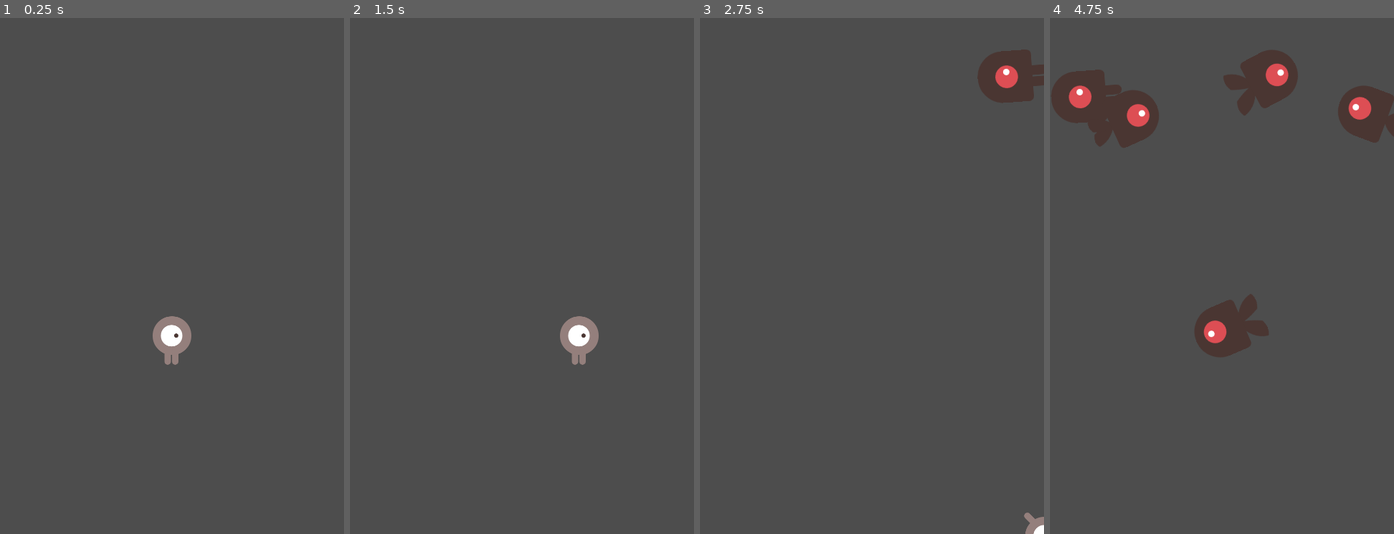
Above: before the commit, frames 1-4 (left to right).
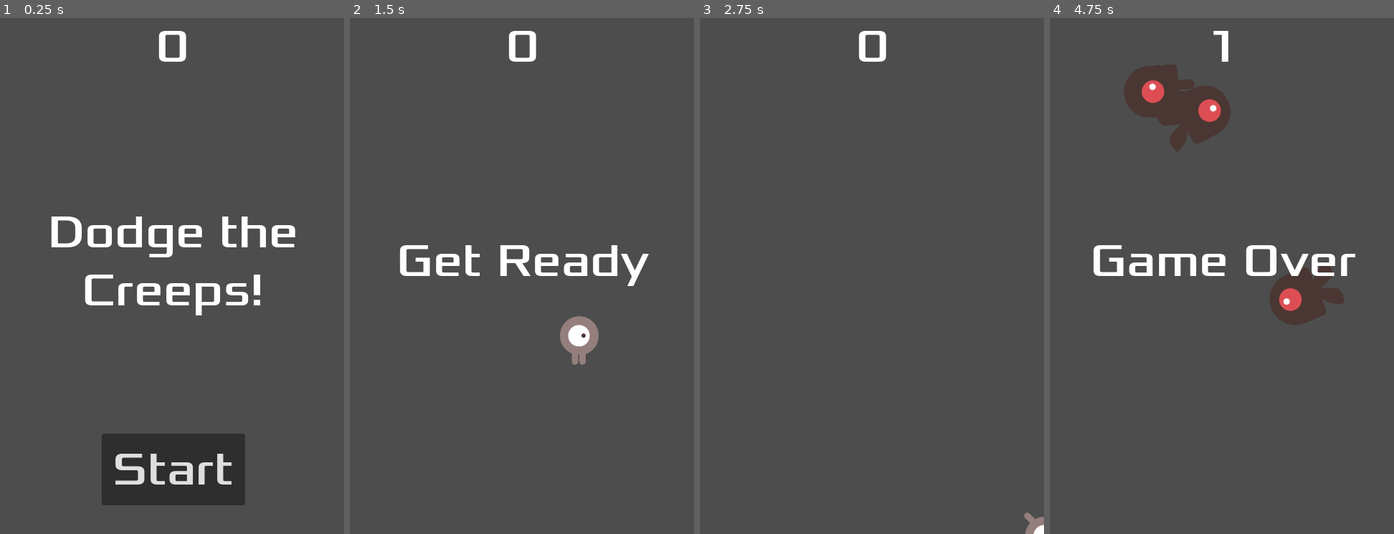
Above: after the commit, the same moments.

Repository: ReeceRenninger/Godot-GitPractice
Game: Godot game, scene res://main.tscn
Same seed, same stepped clock (60 frames per second), same inputs: the game is played once before the commit and once after it.
Inputs (mouse positions are in pixels of both pictures, inside the frame that each line leads up to):
- Up to frame 1 (0.25 s): no input
- Up to frame 2 (1.5 s): click (522, 472) at 0.5 s, where only the run after the commit has a clickable "Start"; tap Enter at 1.25 s; hold Right (move_right) from 1.28 s (still down)
- Up to frame 3 (2.75 s): release Right (move_right) at 2.03 s; hold Down (move_down) from 2.03 s (still down)
- Up to frame 4 (4.75 s): release Down (move_down) at 2.78 s; hold Right (move_right) 2.78-3.53 s; hold Up (move_up) 3.53-4.28 s; hold Left (move_left) from 4.28 s (still down)

The runs differ from the first frame. In frame 1, 9.8% of the frame differs, in the area x 14-86%, y 2-95%; in frame 2, 2.1%; in frame 3, 1.8%; in frame 4, 13%, in the area x 0-100%, y 2-66%.

Commit message:
game functioning with simple hud for game start and game over, still need final touches

Diff:
--- /dev/null
+++ b/hud.gd
@@ -0,0 +1,47 @@
+extends CanvasLayer
+
+# notifies 'main' node that the button has been pressed to start
+signal start_game
+
+# temp message before game begins
+func show_message(text):
+	$Message.text = text
+	$Message.show()
+	$MessageTimer.start()
+
+# game over screen before repopulating the start game screen
+# function is called when player loses, shows game over for 2 seconds then returns to title screen with a pause
+func show_game_over():
+	show_message("Game Over")
+	# wait until message timer has counted down
+	await $MessageTimer.timeout
+
+	$Message.text = "Dodge the\nCreeps!"
+	$Message.show()
+
+	#Make a one shot timer and wait for it to finish
+	await get_tree().create_timer(1.0).timeout
+	$StartButton.show()
+
+func update_score(score):
+	$ScoreLabel.text = str(score)
+
+
+# Called when the node enters the scene tree for the first time.
+func _ready():
+	pass # Replace with function body.
+
+
+# Called every frame. 'delta' is the elapsed time since the previous frame.
+func _process(delta):
+	pass
+
+
+
+func _on_start_button_pressed():
+	$StartButton.hide()
+	start_game.emit()
+
+
+func _on_message_timer_timeout():
+	$Message.hide()
--- /dev/null
+++ b/hud.tscn
@@ -0,0 +1,61 @@
+[gd_scene load_steps=3 format=3 uid="uid://pgjhjyw0n4r4"]
+
+[ext_resource type="Script" path="res://hud.gd" id="1_2b1cn"]
+[ext_resource type="FontFile" uid="uid://b5ckew4q6lk84" path="res://fonts/Xolonium-Regular.ttf" id="1_jeot8"]
+
+[node name="HUD" type="CanvasLayer"]
+script = ExtResource("1_2b1cn")
+
+[node name="ScoreLabel" type="Label" parent="."]
+anchors_preset = 5
+anchor_left = 0.5
+anchor_right = 0.5
+offset_left = -22.5
+offset_right = 22.5
+offset_bottom = 81.0
+grow_horizontal = 2
+theme_override_fonts/font = ExtResource("1_jeot8")
+theme_override_font_sizes/font_size = 64
+text = "0"
+horizontal_alignment = 1
+vertical_alignment = 1
+
+[node name="Message" type="Label" parent="."]
+anchors_preset = 5
+anchor_left = 0.5
+anchor_right = 0.5
+offset_left = -238.0
+offset_top = 218.0
+offset_right = 242.0
+offset_bottom = 461.0
+grow_horizontal = 2
+theme_override_fonts/font = ExtResource("1_jeot8")
+theme_override_font_sizes/font_size = 64
+text = "Dodge the Creeps!"
+horizontal_alignment = 1
+vertical_alignment = 1
+autowrap_mode = 2
+
+[node name="StartButton" type="Button" parent="."]
+custom_minimum_size = Vector2(200, 100)
+anchors_preset = 7
+anchor_left = 0.5
+anchor_top = 1.0
+anchor_right = 0.5
+anchor_bottom = 1.0
+offset_left = -98.0
+offset_top = -140.0
+offset_right = 102.0
+offset_bottom = -40.0
+grow_horizontal = 2
+grow_vertical = 0
+theme_override_fonts/font = ExtResource("1_jeot8")
+theme_override_font_sizes/font_size = 64
+text = "Start"
+
+[node name="MessageTimer" type="Timer" parent="."]
+wait_time = 2.0
+one_shot = true
+
+[connection signal="pressed" from="StartButton" to="." method="_on_start_button_pressed"]
+[connection signal="timeout" from="MessageTimer" to="." method="_on_message_timer_timeout"]
--- a/main.tscn
+++ b/main.tscn
@@ -1,7 +1,8 @@
-[gd_scene load_steps=5 format=3 uid="uid://20r8i1kqia7a"]
+[gd_scene load_steps=6 format=3 uid="uid://20r8i1kqia7a"]
 
 [ext_resource type="PackedScene" uid="uid://bwgqlylx3464t" path="res://mob.tscn" id="1_fygir"]
 [ext_resource type="PackedScene" uid="uid://yd1g2kp11314" path="res://player.tscn" id="2_nkd48"]
+[ext_resource type="PackedScene" uid="uid://pgjhjyw0n4r4" path="res://hud.tscn" id="3_tmo38"]
 
 [sub_resource type="GDScript" id="GDScript_etqw4"]
 script/source = "extends Node
@@ -11,7 +12,8 @@
 
 # Called when the node enters the scene tree for the first time.
 func _ready():
-	new_game()
+	pass
+	#new_game() #automatically calls a new game for testing
 
 
 # Called every frame. 'delta' is the elapsed time since the previous frame.
@@ -22,11 +24,16 @@
 func game_over():
 	$ScoreTimer.stop()
 	$MobTimer.stop()
+	$HUD.show_game_over()
 
 func new_game():
 	score = 0
 	$Player.start($StartPosition.position)
 	$StartTimer.start()
+	$HUD.update_score(score)
+	$HUD.show_message(\"Get Ready\")
+	# made a group in mob node and this calls ALL nodes to delete itself on new game start off screen
+	get_tree().call_group(\"mobs\", \"queue_free\")
 
 
 func _on_mob_timer_timeout():
@@ -57,6 +64,7 @@
 
 func _on_score_timer_timeout():
 	score += 1
+	$HUD.update_score(score)
 
 
 func _on_start_timer_timeout():
@@ -95,7 +103,10 @@
 [node name="MobSpawnLocation" type="PathFollow2D" parent="MobPath"]
 position = Vector2(-2, -1)
 
+[node name="HUD" parent="." instance=ExtResource("3_tmo38")]
+
 [connection signal="hit" from="Player" to="." method="game_over"]
 [connection signal="timeout" from="MobTimer" to="." method="_on_mob_timer_timeout"]
 [connection signal="timeout" from="ScoreTimer" to="." method="_on_score_timer_timeout"]
 [connection signal="timeout" from="StartTimer" to="." method="_on_start_timer_timeout"]
+[connection signal="start_game" from="HUD" to="." method="new_game"]
--- a/mob.tscn
+++ b/mob.tscn
@@ -48,7 +48,7 @@
 "speed": 3.0
 }]
 
-[node name="Mob" type="RigidBody2D"]
+[node name="Mob" type="RigidBody2D" groups=["mobs"]]
 position = Vector2(83, 94)
 collision_mask = 0
 gravity_scale = 0.0
--- a/player.tscn
+++ b/player.tscn
@@ -43,7 +43,7 @@
 [node name="AnimatedSprite2D" type="AnimatedSprite2D" parent="."]
 scale = Vector2(0.5, 0.5)
 sprite_frames = SubResource("SpriteFrames_5v1wb")
-animation = &"walk"
+animation = &"up"
 
 [node name="CollisionShape2D" type="CollisionShape2D" parent="."]
 shape = SubResource("CapsuleShape2D_k8cqk")
